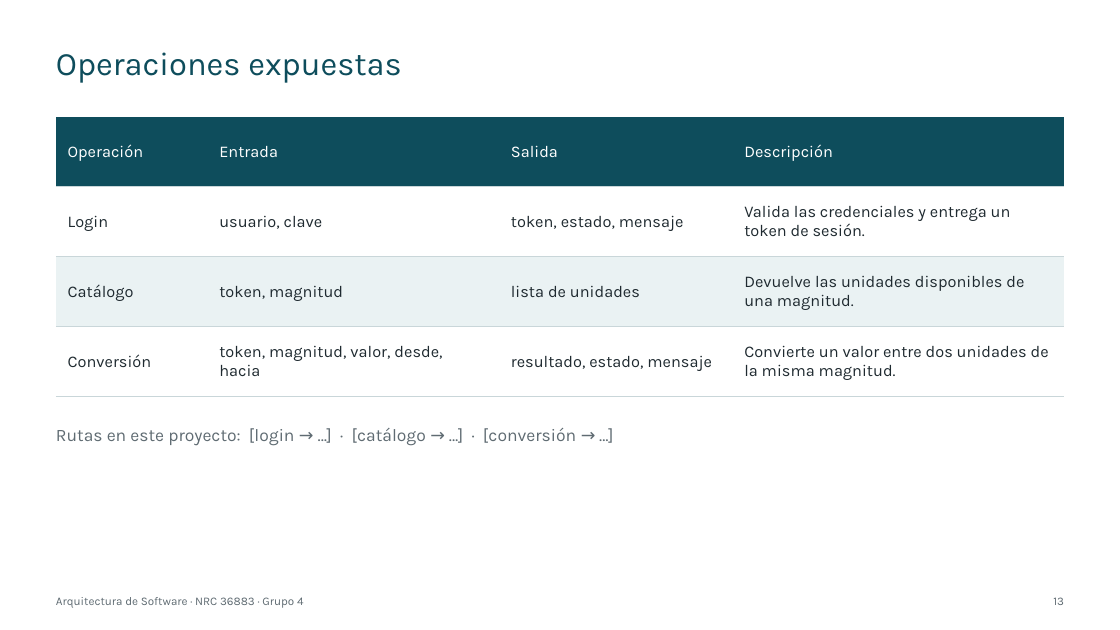
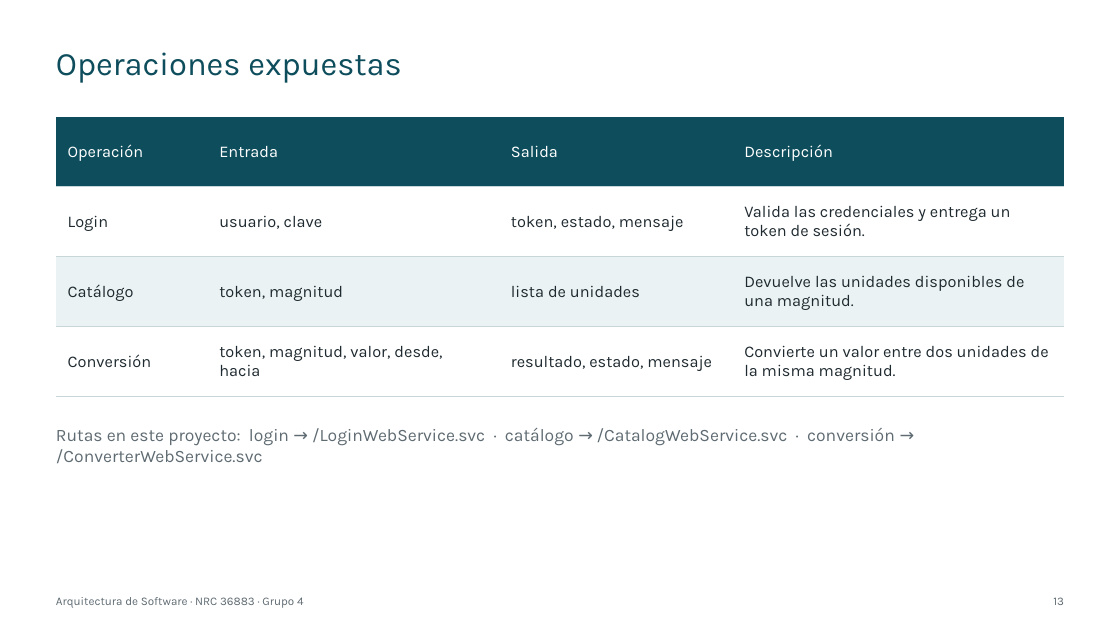
Before and after one commit to IMarcusDev/TI.1.2.-PAO202651_SOAP_DOTNET_SINBDD_NRC_36883_GR04, a slide deck: slide 13 of 05. DOCUMENTACION/PRESENTACION TI.1.2. SOAP sin BDD en DOTNET GR4.pptx. Drawn at 1120x630 pixels with LibreOffice and Linux fonts; fonts in the diff are those of the drawing. Boxes give left, top, right and bottom in pixels: in the first picture for what was removed or moved away, otherwise in the second. Text is boxed around its words. In the diff, an @@ line names an element or a change of style, - is before the commit and + after.

```diff
--- a/05. DOCUMENTACION/PRESENTACION TI.1.2. SOAP sin BDD en DOTNET GR4.pptx
+++ b/05. DOCUMENTACION/PRESENTACION TI.1.2. SOAP sin BDD en DOTNET GR4.pptx
@@ text at box(56, 428, 895, 463): text changed @@
-Rutas en este proyecto: [login → …] · [catálogo → …] · [conversión → …]
+Rutas en este proyecto: login → /LoginWebService.svc · catálogo → /CatalogWebService.svc · conversión → /ConverterWebService.svc
```
Also in this commit, not shown: 27 other slides changed.
